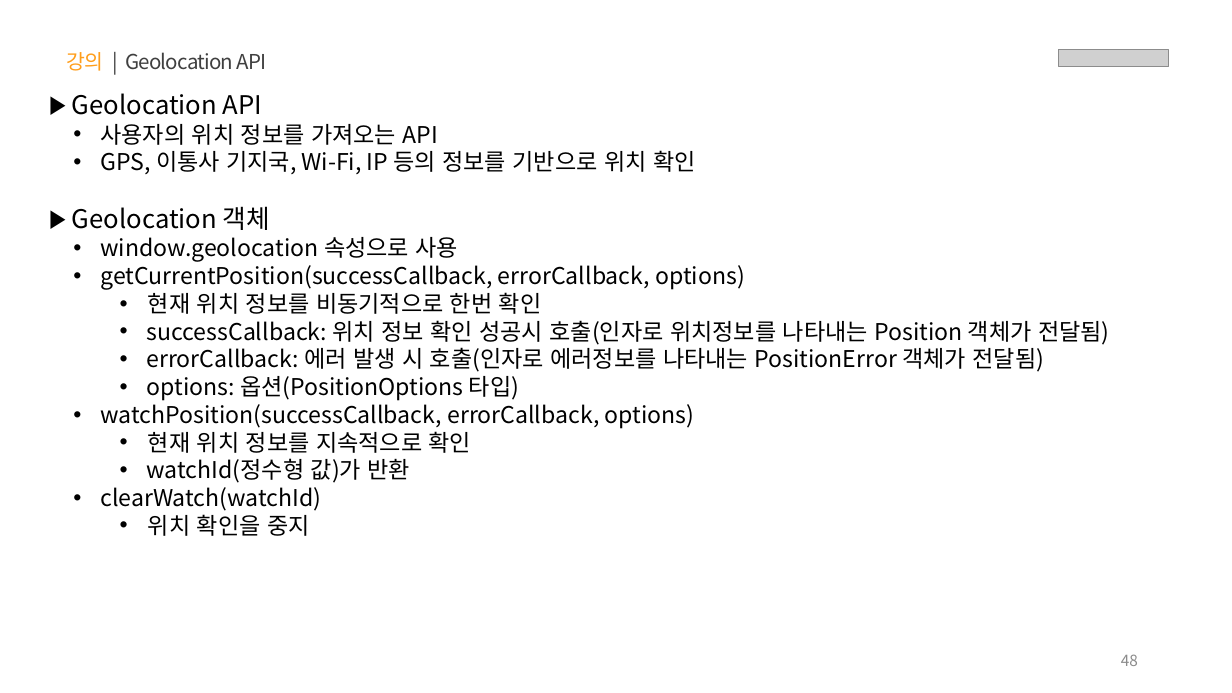
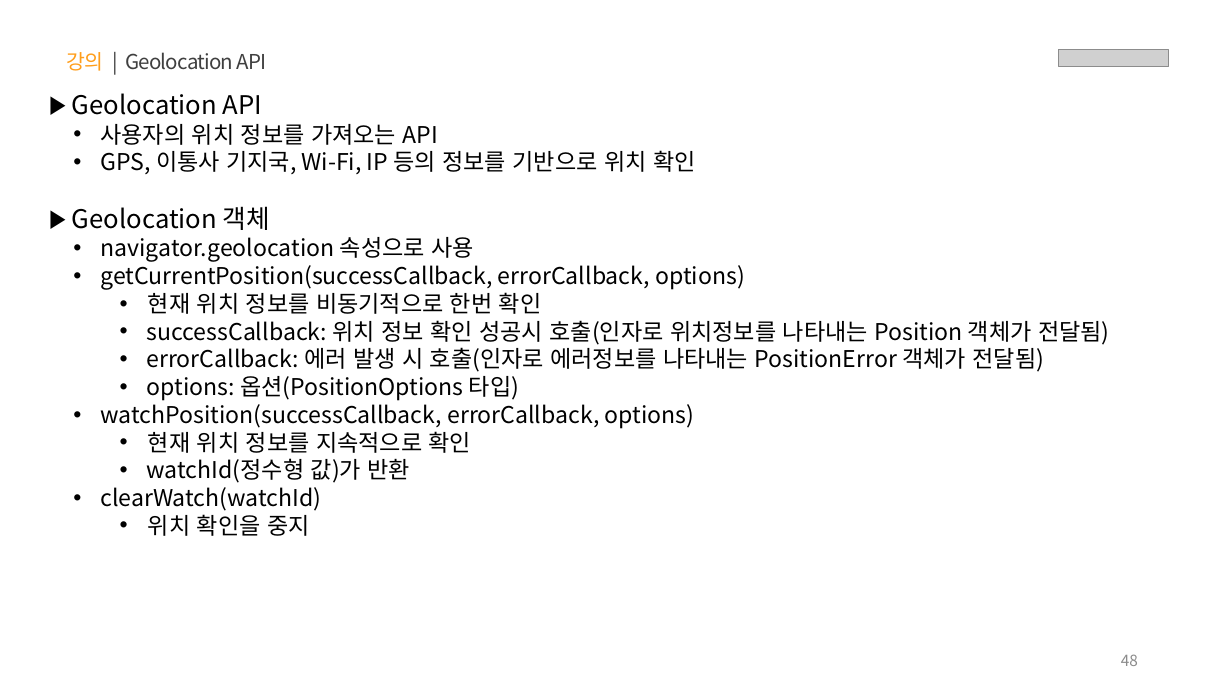
Before and after one commit to jeong0403/learn-JS, a slide deck: slide 48 of PPT/05.자바스크립트 - 클라이언트 사이드(Event, DOM, Ajax, Web APIs).pptx. Drawn at 1232x693 pixels with LibreOffice and Linux fonts; fonts in the diff are those of the drawing; grey boxes stand for pictures. Boxes give left, top, right and bottom in pixels: in the first picture for what was removed or moved away, otherwise in the second. Text is boxed around its words. In the diff, an @@ line names an element or a change of style, - is before the commit and + after.

```diff
--- a/PPT/05.자바스크립트 - 클라이언트 사이드(Event, DOM, Ajax, Web APIs).pptx
+++ b/PPT/05.자바스크립트 - 클라이언트 사이드(Event, DOM, Ajax, Web APIs).pptx
@@ text at <box>100,237,474,262</box>: text changed @@
-  • window.geolocation 속성으로 사용
+  • navigator.geolocation 속성으로 사용
```
Also in this commit, not shown: 14 other files.
